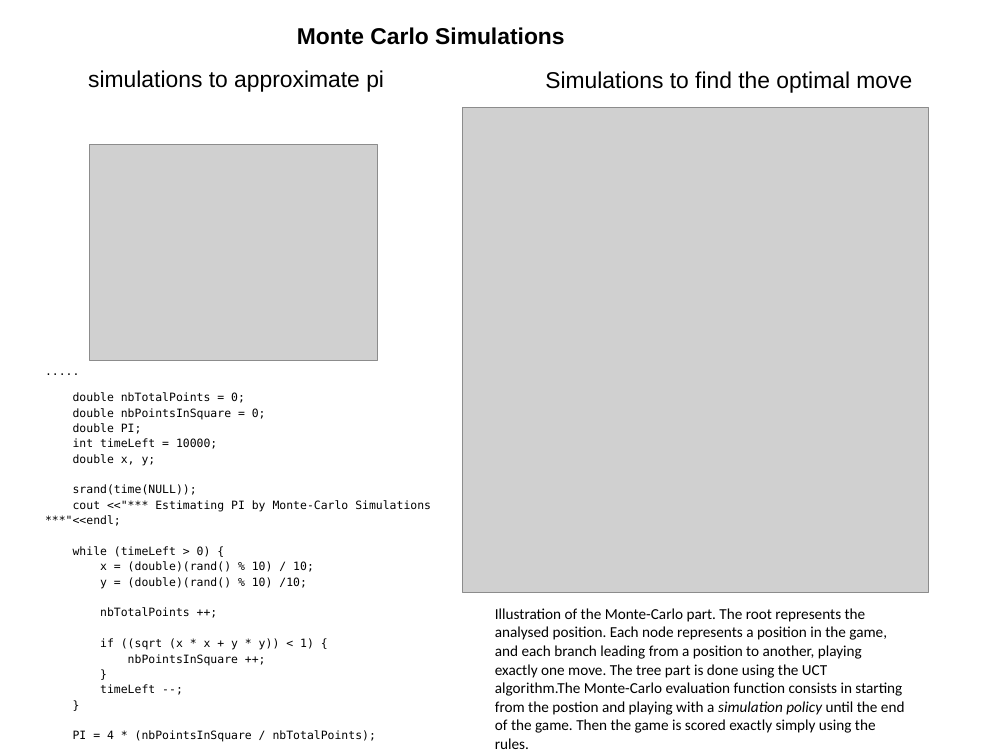
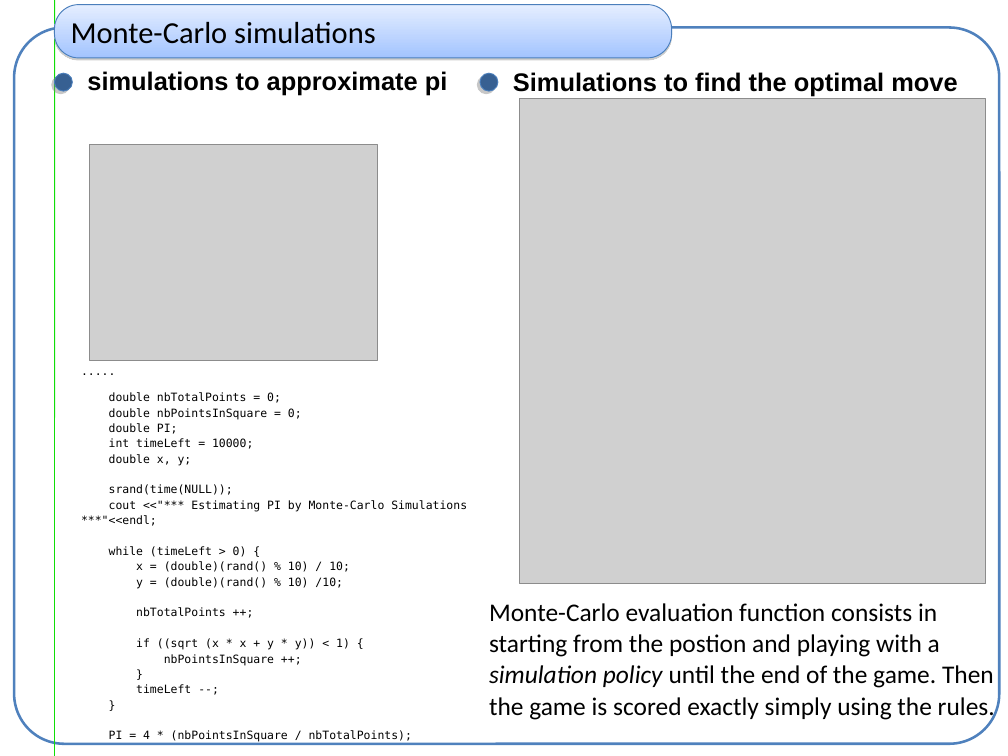
Before and after one commit to haspeleo/Android-Dev, a slide deck: slide 8 of MCTS/mcts_xp.ppt (slide 9 before the commit). Drawn at 1008x756 pixels with LibreOffice and Linux fonts; fonts in the diff are those of the drawing; grey boxes stand for pictures. Boxes give left, top, right and bottom in pixels: in the first picture for what was removed or moved away, otherwise in the second. Text is boxed around its words. In the diff, an @@ line names an element or a change of style, - is before the commit and + after.

```diff
--- a/MCTS/mcts_xp.ppt
+++ b/MCTS/mcts_xp.ppt
@@ rounded rectangle added at [14,27,999,744], fill #FFFFFF, outline #4F81BD 2.01 pt @@
@@ rounded rectangle "Monte-Carlo simulations": place and size @@
-rounded rectangle "Monte-Carlo simulations" at [297,27,564,45]
+rounded rectangle "Monte-Carlo simulations" at [55,5,672,58]
@@ rounded rectangle "Monte-Carlo simulations" at [55,5,672,58]: fill none to gradient #E5EEFF to #A3C4FF; outline none to #4A7EBB 0.74 pt; shadow on @@
@@ line added from (55, 0) to (55, 756), #11DE08 0.74 pt @@
@@ text in rounded rectangle at [71,21,376,44]: text changed; size 18 to 24 pt; font Arial to Calibri; bold off @@
-Monte Carlo Simulations
+Monte-Carlo simulations
@@ ellipse added at [55,73,73,91], fill #376092, outline #4A7EBB 0.74 pt @@
@@ text "simulations to approximate pi" at [87,71,448,95]: size 18 to 20 pt, bold on @@
@@ ellipse added at [480,73,499,91], fill #376092, outline #4A7EBB 0.74 pt @@
@@ text "Simulations to find the optimal ...": place and size @@
-text "Simulations to find the optimal ..." at [545,71,912,93]
+text "Simulations to find the optimal ..." at [513,72,957,96]
@@ text "Simulations to find the optimal ..." at [513,72,957,96]: size 18 to 20 pt, bold on @@
@@ picture: place and size @@
-picture at [463,107,929,592]
+picture at [520,99,986,584]
@@ text ".....": place and size @@
-text "....." at [45,392,431,742]
+text "....." at [81,392,467,742]
@@ text at [489,603,995,721]: text changed; size 12 to 20 pt @@
-Illustration of the Monte-Carlo part. The root represents the analysed position. Each node represents a position in the game, and each branch leading from a position to another, playing exactly one move. The tree part is done using the UCT algorithm.The Monte-Carlo evaluation function consists in starting from the postion and playing with a simulation policy until the end of the game. Then the game is scored exactly simply using the rules.
+Monte-Carlo evaluation function consists in starting from the postion and playing with a simulation policy until the end of the game. Then the game is scored exactly simply using the rules.
```
Also in this commit, not shown: 9 other slides changed, 1 slide removed, 5 other files.
